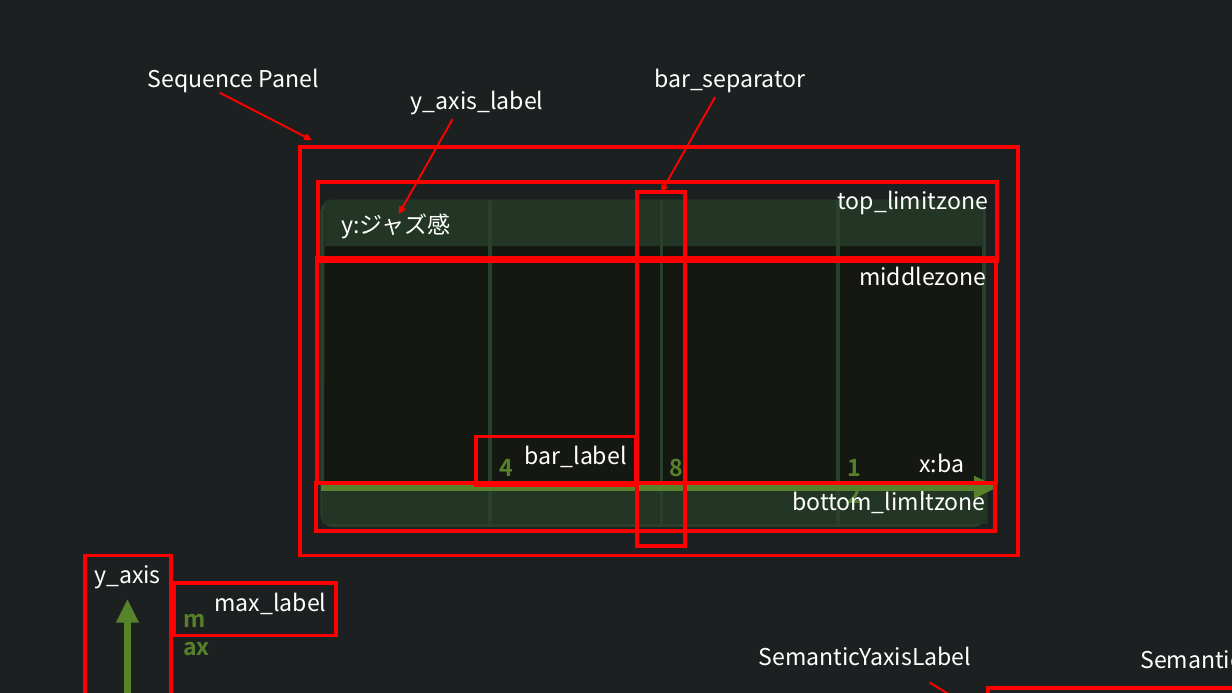
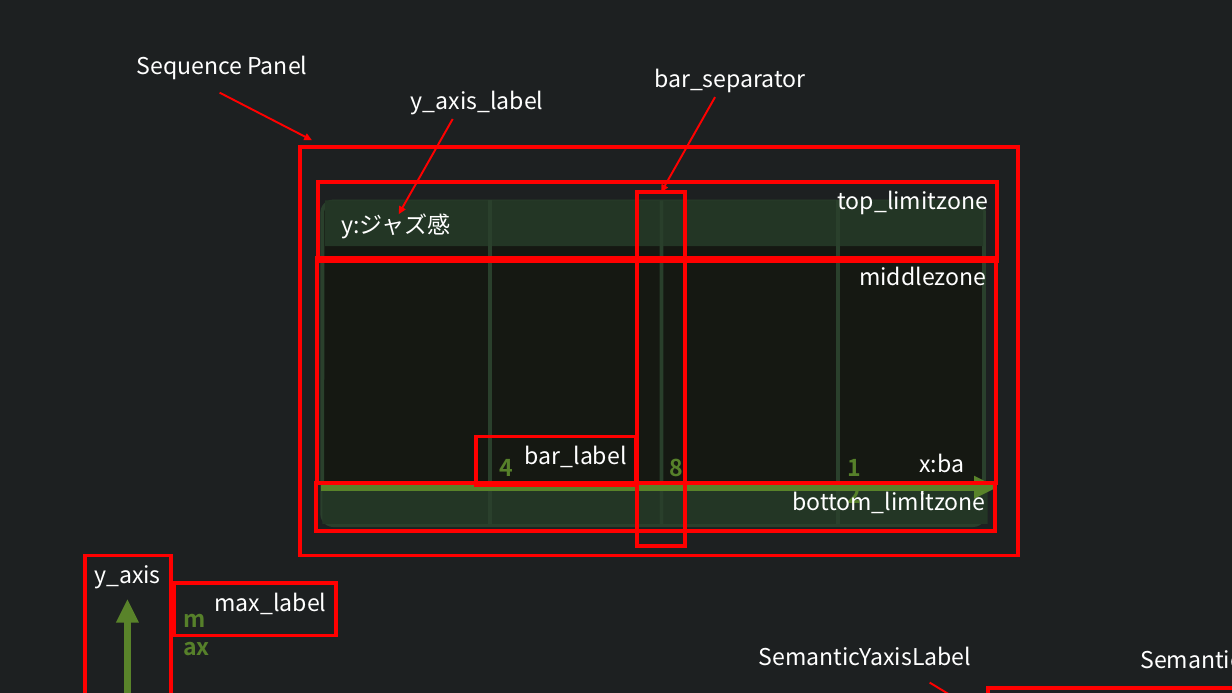
Before and after one commit to Appbird/GraziaPianoTuner, a slide deck: slide 3 of Plan/temporal_param.pptx. Drawn at 1232x693 pixels with LibreOffice and Linux fonts; fonts in the diff are those of the drawing. Boxes give left, top, right and bottom in pixels: in the first picture for what was removed or moved away, otherwise in the second. Text is boxed around its words. In the diff, an @@ line names an element or a change of style, - is before the commit and + after.

```diff
--- a/Plan/temporal_param.pptx
+++ b/Plan/temporal_param.pptx
@@ text "Sequence Panel": place and size @@
-text "Sequence Panel" at (148,68,319,93)
+text "Sequence Panel" at (137,55,307,79)
```
Also in this commit, not shown: 2 other files.
